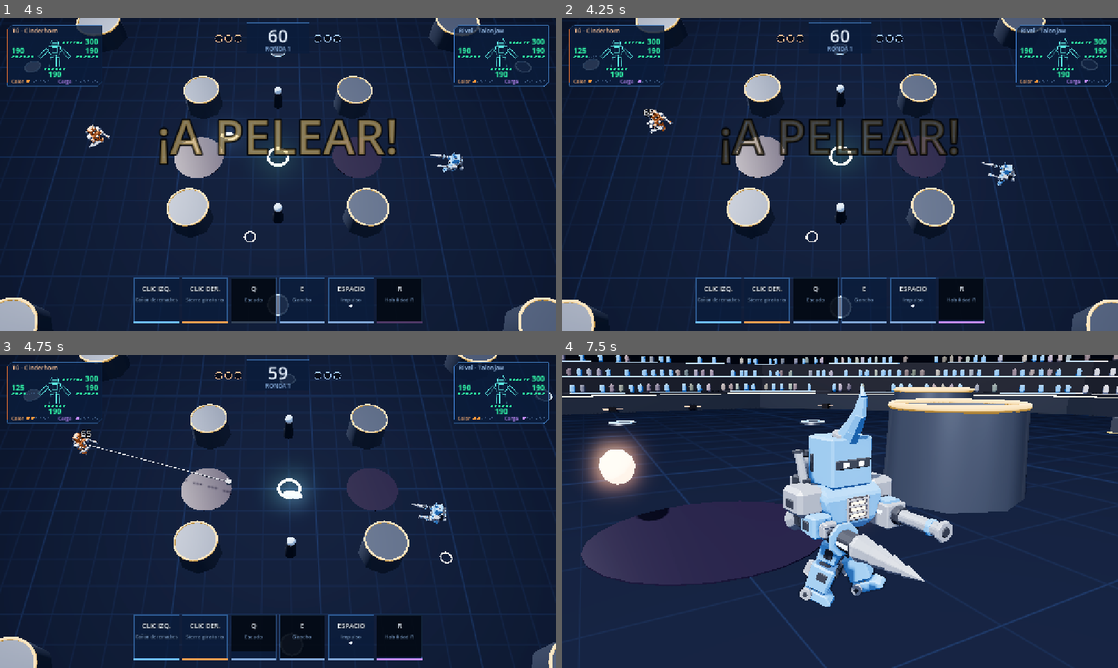
Above: before the commit, frames 1-4 (two rows, left to right).
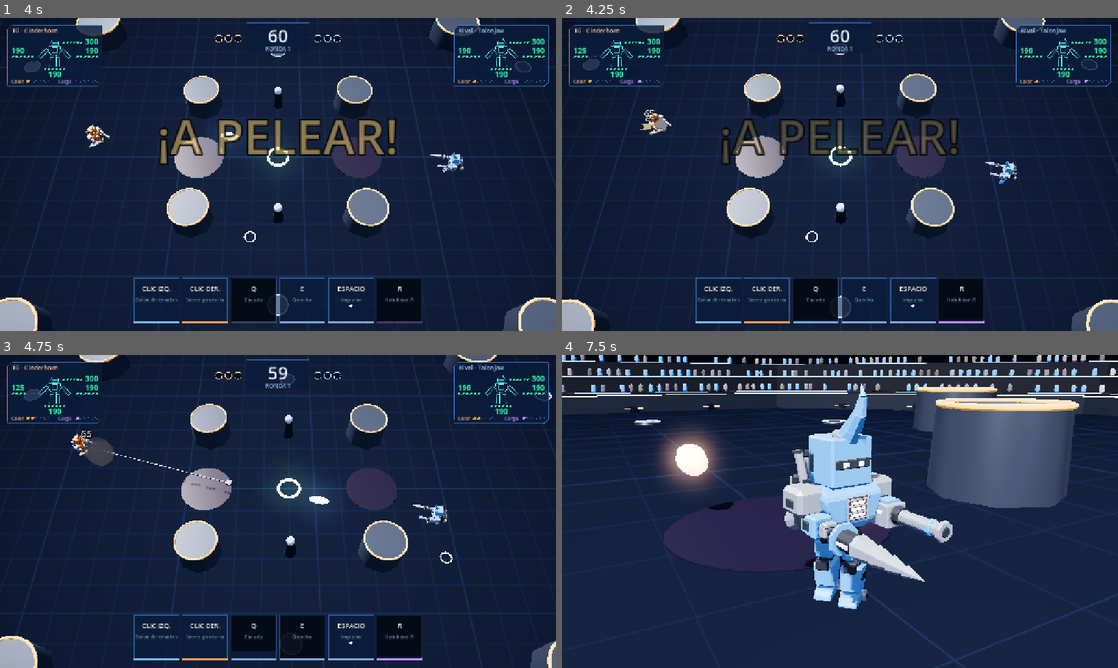
Above: after the commit, the same moments.

Repository: Vegm92/mech-duel
Game: Godot game, scene res://main.tscn
The game is run twice, just before and just after one commit, with the same random seed, the same clock (stepped at 60 frames per second) and the same inputs.
Inputs (mouse positions are in pixels of both pictures, inside the frame that each line leads up to):
- Up to frame 1 (4 s): click "FIGHT (Enter / Start)" at 0.5 s; tap Enter (ui_accept) at 1.25, 1.52, 2.27, 3.5, 3.77 s; move the mouse to (400, 158) at 1.27 s; hold D 1.28-2.03 s; tap Tab at 1.35 s; click (400, 158) at 1.42 s; move the mouse to (166, 190) at 2.02 s; hold S 2.03-2.78 s; tap Keypad Enter at 2.1 s; move the mouse to (333, 105) at 2.77 s; hold D 2.78-3.53 s; tap L at 2.85 s; move the mouse to (250, 237) at 3.52 s; hold W from 3.53 s (still down); tap Q at 3.6 s; click (250, 237) at 3.67 s
- Up to frame 2 (4.25 s): keep holding W
- Up to frame 3 (4.75 s): move the mouse to (444, 558) at 4.27 s; release W at 4.28 s; hold A from 4.28 s (still down); tap E at 4.35 s; tap Enter (ui_accept) at 4.52 s
- Up to frame 4 (7.5 s): move the mouse to (673, 464) at 5.02 s; tap Space at 5.1 s; tap Enter (ui_accept) at 5.27, 6.77 s; move the mouse to (867, 511) at 5.77 s; release A at 5.78 s; hold S 5.78-6.53 s; tap R at 5.85 s; click (867, 511) at 5.92 s; move the mouse to (756, 433) at 6.52 s; hold D 6.53-7.28 s; tap F at 6.6 s; move the mouse to (962, 495) at 7.27 s; hold W from 7.28 s (still down); tap C at 7.35 s

Frame 1 is identical in both runs. In frame 2, 0.6% of the frame differs, in the area x 1-100%, y 0-100%; in frame 3, 1.7%; in frame 4, 22%, in the area x 0-100%, y 0-100%.

Commit message:
feat(godot): hit effect that punches without glow, plus hit-stop
Hits now flash a small white core, throw streak sparks away from the
shooter (uses the sim's hit.from angle), leave grey smoke and, on big
hits, dark metal chips. Size scales with damage. Effects use a new flat
material (unshaded, no emission), so they never bloom. Head hits hold the
match 3 frames, heavy hits 2.

Design: FX_DESIGN.md (build order step 1).
Evidence: production/qa/evidence/godot-hit-fx-before-after-2026-10-26.png

Co-Authored-By: Claude Opus 5.5 <noreply@anthropic.com>

Diff:
--- /dev/null
+++ b/godot/src/fx.gd
@@ -0,0 +1,117 @@
+extends RefCounted
+
+const Mech = preload("res://src/mech.gd")
+
+const HIT := {
+	"full": 40.0, "w_min": 0.2, "w_max": 1.5,
+	"face": 0.45,
+	"flash": 0.55, "flash_secs": 0.05,
+	"streaks": Vector2(6, 16), "streak_speed": Vector2(8.0, 16.0), "streak_life": 0.34, "spread": 28.0,
+	"smoke": Vector2(2, 4), "smoke_life": 1.1,
+	"chips_at": 0.6, "chips": Vector2(3, 6),
+	"heavy": 1.0, "stop_head": 3, "stop_heavy": 2,
+	"shake": Vector2(0.05, 0.17), "shake_head": 0.15,
+}
+const RAMPS := {
+	"spark": [Color(1, 1, 0.92), Color8(255, 225, 120), Color8(255, 150, 50), Color8(255, 100, 30, 0)],
+	"smoke": [Color(0.62, 0.62, 0.66, 0.75), Color(0.36, 0.36, 0.4, 0.7), Color(0.2, 0.2, 0.23, 0)],
+	"chip": [Color8(78, 82, 92), Color8(78, 82, 92), Color8(40, 42, 48, 0)],
+}
+
+static var _ramps := {}
+
+
+static func weight(dmg: float) -> float:
+	return clampf(dmg / HIT.full, HIT.w_min, HIT.w_max)
+
+
+static func ramp(name: String) -> Gradient:
+	if not _ramps.has(name):
+		var cs: Array = RAMPS[name]
+		var g := Gradient.new()
+		var at := PackedFloat32Array()
+		for i in cs.size():
+			at.append(float(i) / (cs.size() - 1))
+		g.offsets = at
+		g.colors = PackedColorArray(cs)
+		_ramps[name] = g
+	return _ramps[name]
+
+
+static func flash(parent: Node3D, p: Vector3, size: float, secs: float) -> void:
+	var mi := MeshInstance3D.new()
+	mi.physics_interpolation_mode = Node.PHYSICS_INTERPOLATION_MODE_OFF
+	mi.mesh = Mech.ball(1.0, 10)
+	mi.material_override = Mech.flat(Color.WHITE)
+	mi.cast_shadow = GeometryInstance3D.SHADOW_CASTING_SETTING_OFF
+	mi.position = p
+	mi.scale = Vector3.ONE * size
+	parent.add_child(mi)
+	var tw := mi.create_tween().set_parallel()
+	tw.tween_property(mi, "scale", Vector3.ONE * size * 1.6, secs)
+	tw.tween_property(mi, "transparency", 1.0, secs).set_ease(Tween.EASE_IN)
+	tw.chain().tween_callback(mi.queue_free)
+
+
+static func burst(parent: Node3D, p: Vector3, dir: Vector3, n: int, mesh: Mesh, colors: String, speed: Vector2, life: float, spread: float, gravity: float, align := false, grow := 1.0, damping := 0.0) -> void:
+	var s := CPUParticles3D.new()
+	s.physics_interpolation_mode = Node.PHYSICS_INTERPOLATION_MODE_OFF
+	s.one_shot = true
+	s.explosiveness = 1.0
+	s.amount = maxi(1, n)
+	s.lifetime = life
+	s.lifetime_randomness = 0.4
+	s.mesh = mesh
+	s.material_override = Mech.flat(Color.WHITE)
+	s.color_ramp = ramp(colors)
+	s.direction = dir
+	s.spread = spread
+	s.initial_velocity_min = speed.x
+	s.initial_velocity_max = speed.y
+	s.gravity = Vector3(0, gravity, 0)
+	s.damping_min = damping
+	s.damping_max = damping
+	s.particle_flag_align_y = align
+	s.scale_amount_min = 0.7 * grow
+	s.scale_amount_max = 1.2 * grow
+	if grow != 1.0:
+		var c := Curve.new()
+		c.add_point(Vector2(0, 1.0 / grow))
+		c.add_point(Vector2(1, 1))
+		s.scale_amount_curve = c
+	s.position = p
+	s.cast_shadow = GeometryInstance3D.SHADOW_CASTING_SETTING_OFF
+	parent.add_child(s)
+	s.emitting = true
+	s.finished.connect(s.queue_free)
+
+
+static func hit(parent: Node3D, f: Dictionary) -> void:
+	var w := weight(f.n)
+	var t := w / HIT.w_max
+	var p := Vector3(f.x, 1.0, f.y)
+	var dir := Vector3.UP
+	var spread := 85.0
+	var a = f.get("from")
+	if a != null:
+		var back := Vector3(cos(a), 0, sin(a))
+		p += back * HIT.face
+		dir = (-back + Vector3(0, 0.35, 0)).normalized()
+		spread = HIT.spread
+	flash(parent, p, HIT.flash * (0.7 + 0.3 * t), HIT.flash_secs)
+	var sp: Vector2 = HIT.streak_speed * (0.75 + 0.25 * t)
+	burst(parent, p, dir, roundi(lerpf(HIT.streaks.x, HIT.streaks.y, t)), Mech.box(Vector3(0.11, 0.75, 0.11)), "spark", sp, HIT.streak_life, spread, -18.0, true)
+	burst(parent, p, (dir + Vector3.UP).normalized(), roundi(lerpf(HIT.smoke.x, HIT.smoke.y, t)), Mech.ball(0.42, 14), "smoke", Vector2(0.8, 2.0), HIT.smoke_life, 50.0, 1.5, false, 1.6 + t, 2.5)
+	if w > HIT.chips_at:
+		burst(parent, p, dir, roundi(lerpf(HIT.chips.x, HIT.chips.y, t)), Mech.box(Vector3(0.14, 0.14, 0.14)), "chip", Vector2(3.0, 7.0), 0.7, spread + 25.0, -24.0)
+
+
+static func stop_of(f: Dictionary) -> int:
+	if f.get("head", false):
+		return HIT.stop_head
+	return HIT.stop_heavy if weight(f.n) >= HIT.heavy else 0
+
+
+static func shake_of(f: Dictionary) -> float:
+	var t := weight(f.n) / HIT.w_max
+	return lerpf(HIT.shake.x, HIT.shake.y, t) + (HIT.shake_head if f.get("head", false) else 0.0)
--- a/godot/src/main.gd
+++ b/godot/src/main.gd
@@ -34,6 +34,7 @@
 var shooting := false
 var tapped := {}
 var shake := 0.0
+var stop := 0
 var frozen := false
 var cam_mode := 0
 var hands_arg := PackedStringArray()
@@ -186,6 +187,7 @@
 
 func new_match() -> void:
 	paused = false
+	stop = 0
 	tapped.clear()
 	var s := seed_arg if seed_arg >= 0 else int(Time.get_unix_time_from_system() * 1000.0) & 0x7fffffff
 	var rival: Dictionary = Sim.SETS.values()[s % Sim.SETS.size()].duplicate()
@@ -323,13 +325,19 @@
 	if garage.visible:
 		return
 	aim = aim_point()
-	if not paused and not frozen:
+	var held := stop > 0
+	if held:
+		stop -= 1
+	if not paused and not frozen and not held:
 		var me = Bot.bot_input(state, pilot, 0) if autopilot else player_input()
 		Sim.step(state, [me, Bot.bot_input(state, brain, 1)])
-	if not frozen:
+	if not frozen and not held:
 		view.sync(state, aim, delta)
 	shake = maxf(shake, view.shake)
 	view.shake = 0.0
+	stop = maxi(stop, view.stop)
+	view.stop = 0
+	view.process_mode = Node.PROCESS_MODE_DISABLED if stop > 0 else Node.PROCESS_MODE_INHERIT
 	if cam_mode == 0:
 		follow(delta)
 	else:
--- a/godot/src/mech.gd
+++ b/godot/src/mech.gd
@@ -79,6 +79,20 @@
 
 static func glow(c: Color, emit := 4.0, alpha := 1.0) -> StandardMaterial3D:
 	return mat(Color(c, alpha), emit, 0.0, 1.0, false)
+
+
+static func flat(c: Color) -> StandardMaterial3D:
+	var key := "flat/%s" % c.to_html()
+	if _mats.has(key):
+		return _mats[key]
+	var m := StandardMaterial3D.new()
+	m.shading_mode = BaseMaterial3D.SHADING_MODE_UNSHADED
+	m.albedo_color = c
+	m.vertex_color_use_as_albedo = true
+	m.transparency = BaseMaterial3D.TRANSPARENCY_ALPHA
+	m.cull_mode = BaseMaterial3D.CULL_DISABLED
+	_mats[key] = m
+	return m
 
 
 static func box(size: Vector3) -> Mesh:
--- a/godot/src/view.gd
+++ b/godot/src/view.gd
@@ -2,6 +2,7 @@
 
 const Sim = preload("res://src/sim.gd")
 const Mech = preload("res://src/mech.gd")
+const Fx = preload("res://src/fx.gd")
 
 const FLOOR_SHADER := """
 shader_type spatial;
@@ -30,6 +31,7 @@
 var active := []
 var tick := 0
 var shake := 0.0
+var stop := 0
 var pylons := []
 var crushers := []
 var items := []
@@ -578,9 +580,10 @@
 	match f.k:
 		"hit":
 			var head: bool = f.get("head", false)
-			sparks(p, Color8(255, 210, 120), 22 if head else 12, 7.0)
+			Fx.hit(self, f)
 			number(p + Vector3(0, 1.3, 0), str(int(f.n)), Color8(255, 230, 120) if head else Color.WHITE, 80 if head else 60)
-			shake = maxf(shake, 0.25 if head else 0.08)
+			shake = maxf(shake, Fx.shake_of(f))
+			stop = maxi(stop, Fx.stop_of(f))
 		"boom":
 			var big: bool = f.get("big", false)
 			pop(p, f.r, Color8(255, 150, 60), 0.4, false)
Not shown, changed: CLAUDE.md
Not shown, added: FX_DESIGN.md
